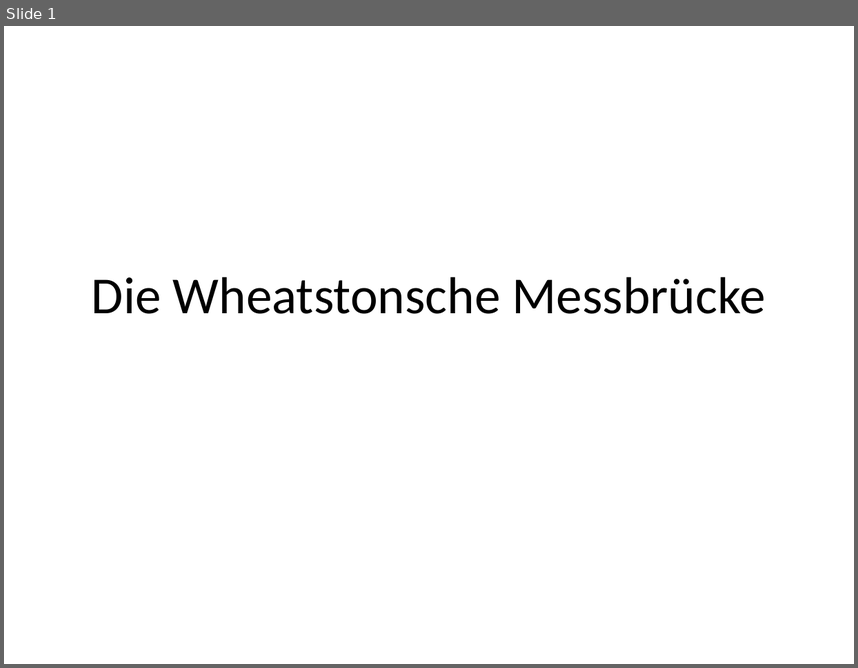
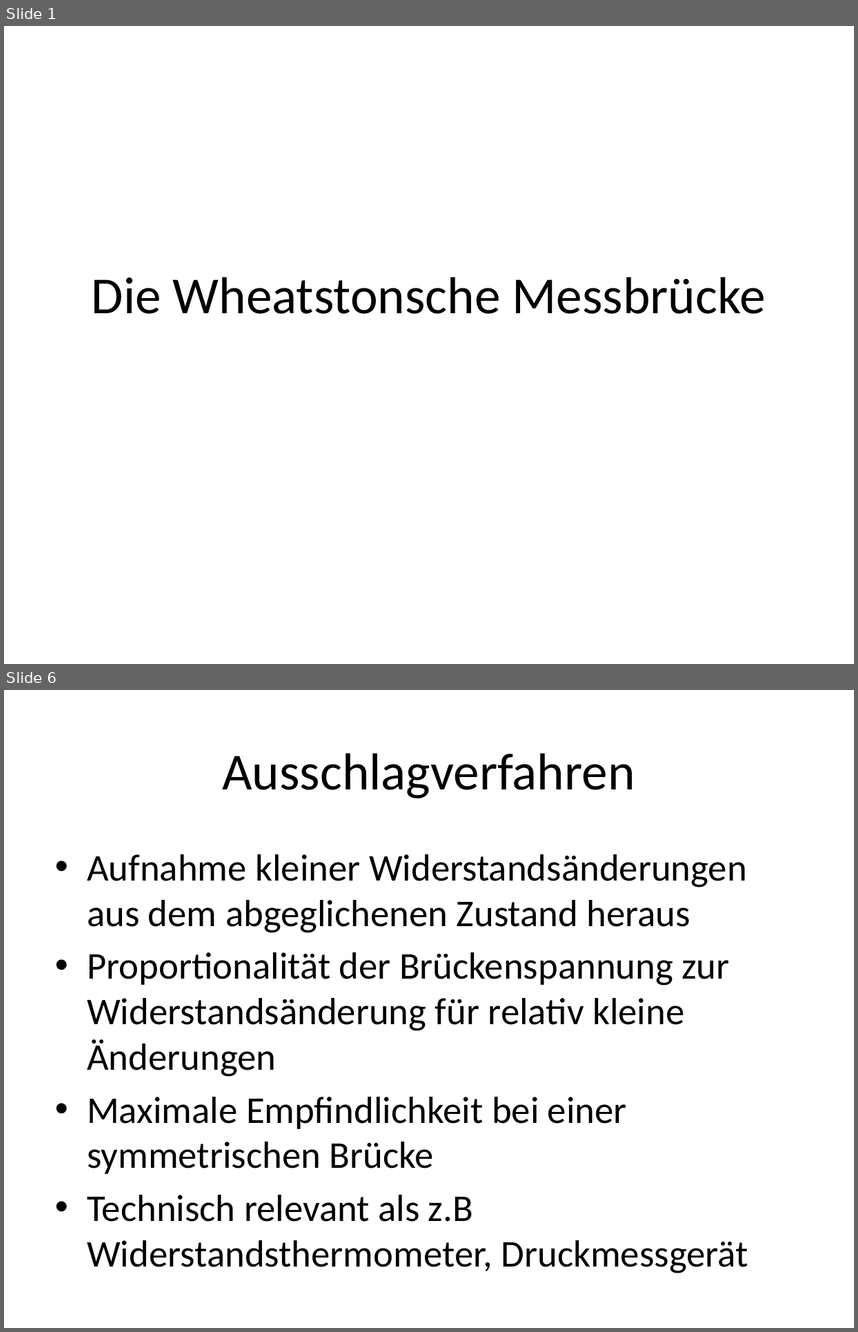
Before and after one commit to Moldavis/foo, a slide deck: Die Wheatstonsche Messbrücke.pptx. Shown one above the other, each under a label of ours: slide 1 before the commit, slides 1 and 6 after it; the slides between them are not shown. The pictures are 858x668 and 858x1332 pixels, drawn with LibreOffice and Linux fonts; fonts in the diff are those of the drawing. Boxes give left, top, right and bottom in pixels: in the first picture for what was removed or moved away, otherwise in the second. Text is boxed around its words. In the diff, an @@ line names an element or a change of style, - is before the commit and + after.

```diff
--- a/Die Wheatstonsche Messbrücke.pptx
+++ b/Die Wheatstonsche Messbrücke.pptx
@@ slide 6 added at <box>4,690,854,1328</box>, background #FFFFFF @@
@@ title added at <box>222,753,635,798</box>, 44 pt, text #000000 @@
+Ausschlagverfahren
@@ text added at <box>87,854,749,1273</box>, 32 pt, text #000000 @@
+• Aufnahme kleiner Widerstandsänderungen aus dem abgeglichenen Zustand heraus
+• Proportionalität der Brückenspannung zur Widerstandsänderung für relativ kleine Änderungen
+• Maximale Empfindlichkeit bei einer symmetrischen Brücke
+• Technisch relevant als z.B Widerstandsthermometer, Druckmessgerät
```
Also in this commit, not shown: 3 slides changed, 4 other slides added, 2 slides removed, 3 other files.
